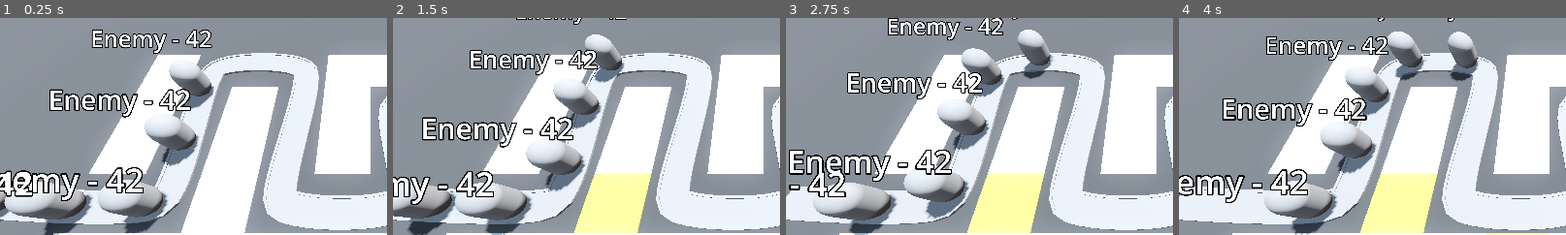
Above: before the commit, frames 1-4 (left to right).
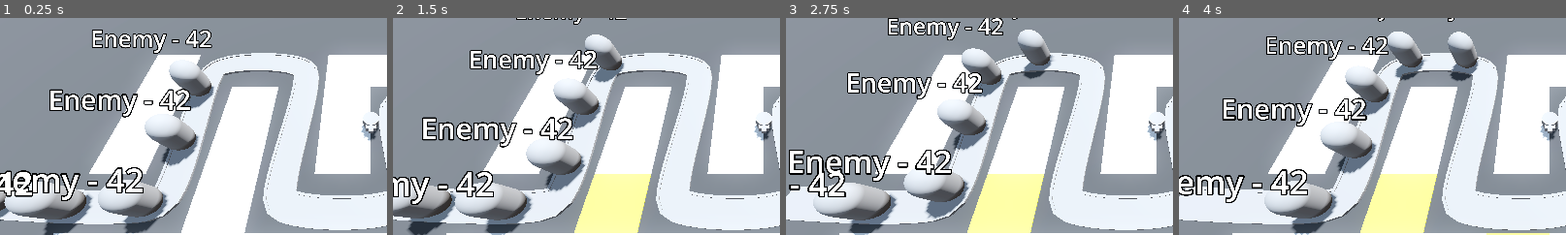
Above: after the commit, the same moments.

Repository: yrubner/TowerDefenseGD
Game: Godot game, scene res://BaseLevel.tscn
The game is run twice, just before and just after one commit, with the same random seed, the same clock (stepped at 60 frames per second) and the same inputs.
Inputs (mouse positions are % of the whole screen's width and height, from its top left):
- Up to frame 1 (0.25 s): no input
- Up to frame 2 (1.5 s): move the mouse to (72, 45) at 0.52 s; press the mouse at (72, 45) at 0.53 s; move the mouse to (30, 55) at 1.27 s; release the mouse at (30, 55) at 1.28 s; click (30, 55) at 1.35 s
- Up to frame 3 (2.75 s): move the mouse to (60, 28) at 2.02 s; press the mouse at (60, 28) at 2.03 s
- Up to frame 4 (4 s): move the mouse to (45, 70) at 2.77 s; release the mouse at (45, 70) at 2.78 s; click (45, 70) at 2.85 s; move the mouse to (80, 65) at 3.52 s; press the mouse at (80, 65) at 3.53 s
The pictures show only the part of the screen within x 2-52%, y 18-68%; the shares and areas given below are measured in that part.

The runs differ from the first frame. In frame 1, 0.3% of the frame differs, in the area x 93-98%, y 43-57%; in frame 2, 0.3%; in frame 3, 0.3%; in frame 4, 0.3%.

Commit message:
Finished Lesson 45: Building Towers

Diff:
--- a/BaseLevel.tscn
+++ b/BaseLevel.tscn
@@ -1,9 +1,11 @@
-[gd_scene load_steps=10 format=3 uid="uid://drjg6lh8nskg8"]
+[gd_scene load_steps=12 format=3 uid="uid://drjg6lh8nskg8"]
 
 [ext_resource type="PackedScene" uid="uid://cpewdc0wtwg6g" path="res://RayPickerCamera/ray_picker_camera.tscn" id="1_k8ky8"]
 [ext_resource type="MeshLibrary" uid="uid://xjhekfl8wt5k" path="res://MeshLibraries/SpaceLibrary.tres" id="1_mp854"]
 [ext_resource type="PackedScene" uid="uid://bce5kslpisvml" path="res://Enemy/enemy.tscn" id="2_605k1"]
 [ext_resource type="PackedScene" uid="uid://cdcitn75ae8d" path="res://Base/base.tscn" id="3_j52uw"]
+[ext_resource type="Script" path="res://turret_manager.gd" id="5_3nbo5"]
+[ext_resource type="PackedScene" uid="uid://h3fs7wuld2x8" path="res://Turret/turret.tscn" id="6_warkl"]
 
 [sub_resource type="ProceduralSkyMaterial" id="ProceduralSkyMaterial_ipueh"]
 sky_horizon_color = Color(0.64625, 0.65575, 0.67075, 1)
@@ -115,3 +117,7 @@
 progress = 20.0
 
 [node name="Base" parent="." instance=ExtResource("3_j52uw")]
+
+[node name="TurretManager" type="Node3D" parent="."]
+script = ExtResource("5_3nbo5")
+turret = ExtResource("6_warkl")
--- /dev/null
+++ b/Turret/turret.tscn
@@ -0,0 +1,33 @@
+[gd_scene load_steps=5 format=3 uid="uid://h3fs7wuld2x8"]
+
+[sub_resource type="CylinderMesh" id="CylinderMesh_oq5ek"]
+height = 1.0
+
+[sub_resource type="CylinderMesh" id="CylinderMesh_t0gqs"]
+top_radius = 0.6
+bottom_radius = 0.6
+height = 0.6
+
+[sub_resource type="BoxMesh" id="BoxMesh_574vi"]
+size = Vector3(0.8, 0.4, 0.4)
+
+[sub_resource type="BoxMesh" id="BoxMesh_lcox0"]
+size = Vector3(0.4, 0.2, 0.45)
+
+[node name="Turret" type="Node3D"]
+
+[node name="TurretBase" type="MeshInstance3D" parent="."]
+transform = Transform3D(1, 0, 0, 0, 1, 0, 0, 0, 1, 0, 0.5, 0)
+mesh = SubResource("CylinderMesh_oq5ek")
+
+[node name="TurretTop" type="MeshInstance3D" parent="TurretBase"]
+transform = Transform3D(1, 0, 0, 0, 1, 0, 0, 0, 1, 0, 0.3, 0)
+mesh = SubResource("CylinderMesh_t0gqs")
+
+[node name="Visor" type="MeshInstance3D" parent="TurretBase/TurretTop"]
+transform = Transform3D(1, 0, 0, 0, 1, 0, 0, 0, 1, 0, 0, 0.581835)
+mesh = SubResource("BoxMesh_574vi")
+
+[node name="Barrel" type="MeshInstance3D" parent="TurretBase/TurretTop/Visor"]
+transform = Transform3D(1, 0, 0, 0, 1, 0, 0, 0, 1, 0, 0, 0.239915)
+mesh = SubResource("BoxMesh_lcox0")
--- /dev/null
+++ b/turret_manager.gd
@@ -0,0 +1,13 @@
+extends Node3D
+
+@export var turret: PackedScene
+
+# Called when the node enters the scene tree for the first time.
+func _ready() -> void:
+	var new_turret = turret.instantiate()
+	add_child(new_turret)
+
+
+# Called every frame. 'delta' is the elapsed time since the previous frame.
+func _process(delta: float) -> void:
+	pass
Not shown, changed: README.md
